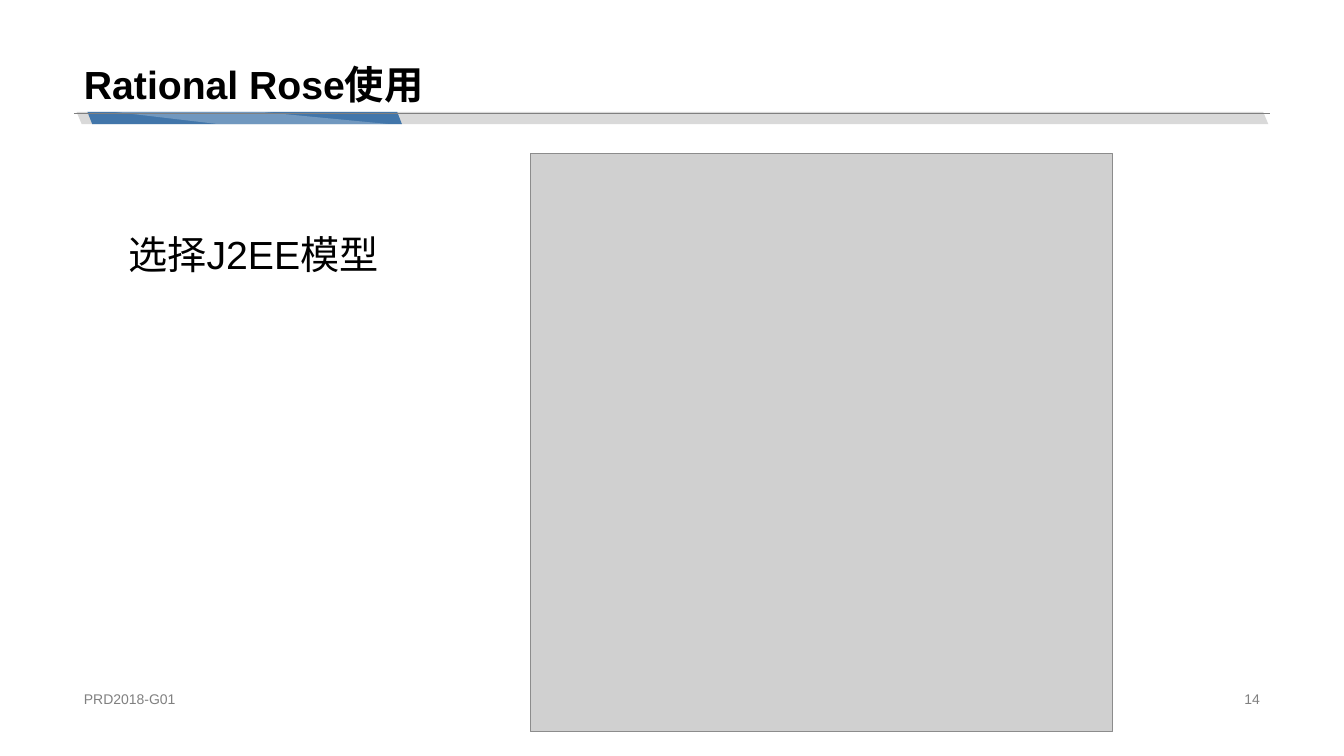
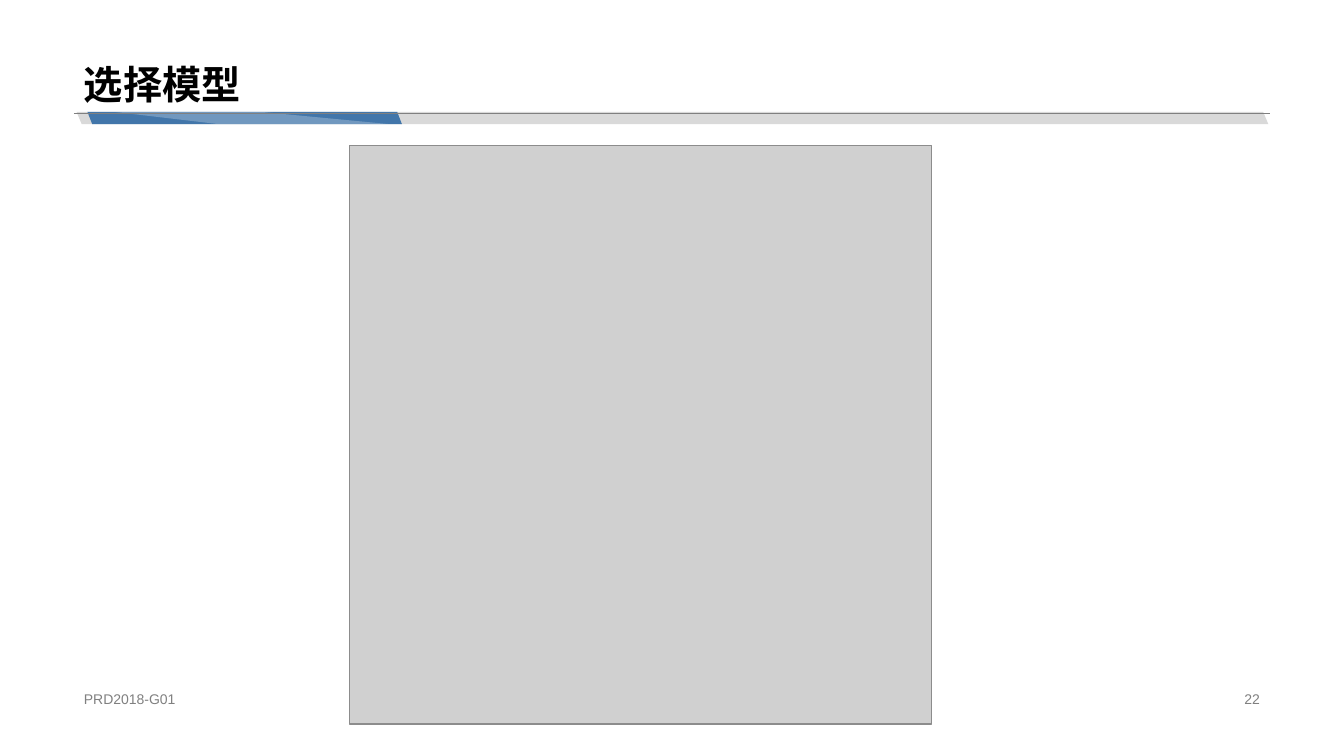
Before and after one commit to cchello/PRD2018-G01, a slide deck: slide 22 of 非受控文档/章奇妙/PRD2018-G01-UML工具：Rational Rose.pptx (slide 14 before the commit). Drawn at 1344x756 pixels with LibreOffice and Linux fonts; fonts in the diff are those of the drawing; grey boxes stand for pictures. Boxes give left, top, right and bottom in pixels: in the first picture for what was removed or moved away, otherwise in the second. Text is boxed around its words. In the diff, an @@ line names an element or a change of style, - is before the commit and + after.

```diff
--- a/非受控文档/章奇妙/PRD2018-G01-UML工具：Rational Rose.pptx
+++ b/非受控文档/章奇妙/PRD2018-G01-UML工具：Rational Rose.pptx
@@ title at [84, 65, 241, 103]: text changed @@
-Rational Rose使用
+选择模型
@@ picture: place and size @@
-picture at [530, 153, 1113, 732]
+picture at [349, 145, 932, 724]
@@ text removed at [128, 236, 378, 273] @@
-选择J2EE模型
@@ page number at [1244, 694, 1260, 704]: text changed @@
-14
+22
```
Also in this commit, not shown: 24 other slides changed, 20 slides added, 2 slides removed.
